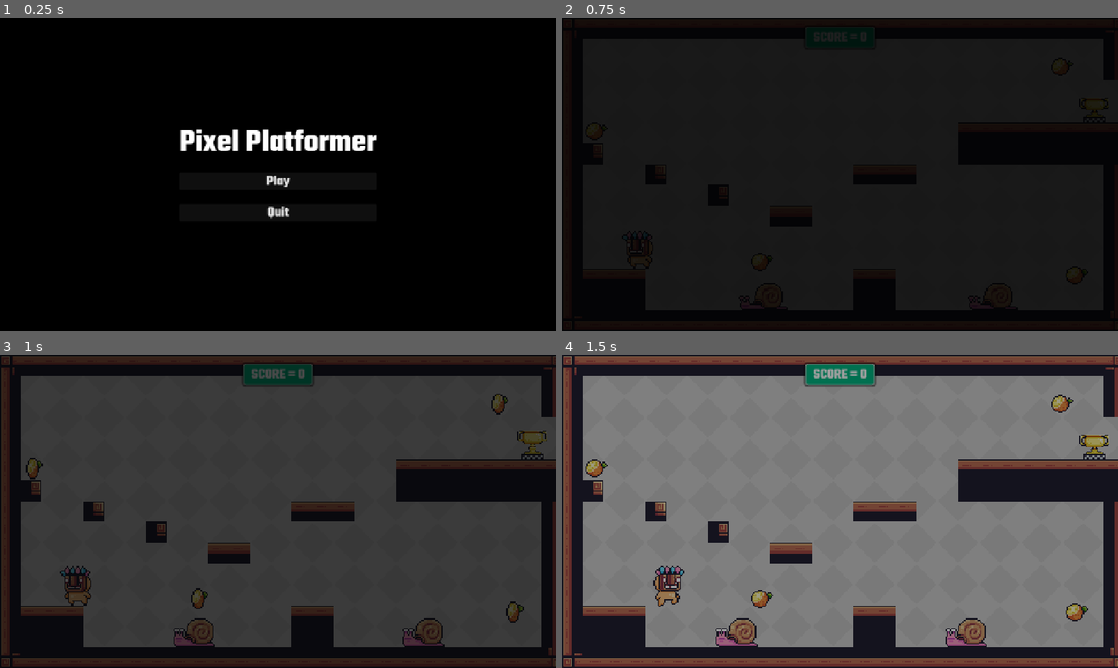
Above: before the commit, frames 1-4 (two rows, left to right).
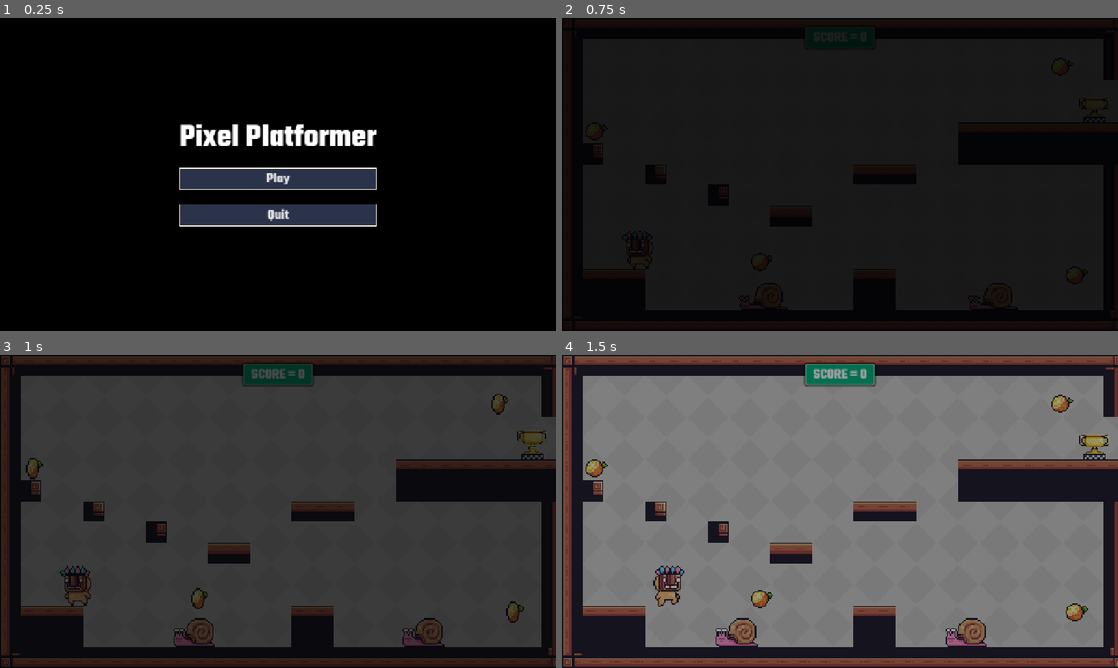
Above: after the commit, the same moments.

Repository: asehdev1994/pixel-platformer
Game: Godot game, scene res://Scenes/main.tscn
Two runs of this game, one before a commit and one after it. Both use one fixed random seed, a clock stepped at 60 frames per second and the inputs below.
Inputs:
- Up to frame 1 (0.25 s): no input
- Up to frame 2 (0.75 s): click "Play" at 0.5 s
- Up to frame 3 (1 s): no input
- Up to frame 4 (1.5 s): hold D (right) from 1.28 s (still down)

The runs differ from the first frame. In frame 1, 6.3% of the frame differs, in the area x 32-68%, y 33-67%; in frame 2, nothing differs; in frame 3, nothing differs; in frame 4, nothing differs.

Commit message:
Added styles to menu buttons

Diff:
--- a/Scenes/Screens/main_menu.tscn
+++ b/Scenes/Screens/main_menu.tscn
@@ -2,6 +2,84 @@
 
 [ext_resource type="Script" uid="uid://b4wag4onkmgdw" path="res://Scripts/main_menu.gd" id="1_7uq44"]
 [ext_resource type="FontFile" uid="uid://c64u5neuobedg" path="res://Assets/Fonts/Square-Black.ttf" id="2_5ewdl"]
+
+[sub_resource type="StyleBoxFlat" id="StyleBoxFlat_5ewdl"]
+content_margin_left = 20.0
+content_margin_top = 10.0
+content_margin_right = 20.0
+content_margin_bottom = 10.0
+bg_color = Color(0.16862746, 0.2, 0.29411766, 1)
+border_width_left = 2
+border_width_top = 2
+border_width_right = 2
+border_width_bottom = 2
+border_color = Color(0.9607843, 0.94509804, 0.84705883, 1)
+corner_detail = 1
+
+[sub_resource type="StyleBoxFlat" id="StyleBoxFlat_2yntn"]
+content_margin_left = 20.0
+content_margin_top = 10.0
+content_margin_right = 20.0
+content_margin_bottom = 10.0
+bg_color = Color(0.1254902, 0.14901961, 0.22745098, 1)
+border_width_left = 2
+border_width_top = 2
+border_width_right = 2
+border_width_bottom = 2
+border_color = Color(0.9607843, 0.94509804, 0.84705883, 1)
+corner_detail = 1
+
+[sub_resource type="StyleBoxFlat" id="StyleBoxFlat_87iyl"]
+content_margin_left = 20.0
+content_margin_top = 10.0
+content_margin_right = 20.0
+content_margin_bottom = 10.0
+bg_color = Color(0.22745098, 0.27058825, 0.4, 1)
+border_width_left = 2
+border_width_top = 2
+border_width_right = 2
+border_width_bottom = 2
+border_color = Color(0.9607843, 0.94509804, 0.84705883, 1)
+corner_detail = 1
+
+[sub_resource type="StyleBoxFlat" id="StyleBoxFlat_7qusf"]
+content_margin_left = 20.0
+content_margin_top = 10.0
+content_margin_right = 20.0
+content_margin_bottom = 10.0
+bg_color = Color(0.16862746, 0.2, 0.29411766, 1)
+border_width_left = 2
+border_width_top = 2
+border_width_right = 2
+border_width_bottom = 2
+border_color = Color(0.9607843, 0.94509804, 0.84705883, 1)
+corner_detail = 1
+
+[sub_resource type="StyleBoxFlat" id="StyleBoxFlat_fjeha"]
+content_margin_left = 20.0
+content_margin_top = 10.0
+content_margin_right = 20.0
+content_margin_bottom = 10.0
+bg_color = Color(0.1254902, 0.14901961, 0.22745098, 1)
+border_width_left = 2
+border_width_top = 2
+border_width_right = 2
+border_width_bottom = 2
+border_color = Color(0.9607843, 0.94509804, 0.84705883, 1)
+corner_detail = 1
+
+[sub_resource type="StyleBoxFlat" id="StyleBoxFlat_ip1ff"]
+content_margin_left = 20.0
+content_margin_top = 10.0
+content_margin_right = 20.0
+content_margin_bottom = 10.0
+bg_color = Color(0.22745098, 0.27058825, 0.4, 1)
+border_width_left = 2
+border_width_top = 2
+border_width_right = 2
+border_width_bottom = 2
+border_color = Color(0.9607843, 0.94509804, 0.84705883, 1)
+corner_detail = 1
 
 [node name="MainMenu" type="Control" unique_id=1843677950]
 layout_mode = 3
@@ -39,14 +117,22 @@
 
 [node name="PlayButton" type="Button" parent="MarginContainer/CenterContainer/VBoxContainer" unique_id=709432858]
 layout_mode = 2
+theme_override_colors/font_hover_color = Color(1, 0.9607843, 0.7176471, 1)
 theme_override_fonts/font = ExtResource("2_5ewdl")
 theme_override_font_sizes/font_size = 32
+theme_override_styles/normal = SubResource("StyleBoxFlat_5ewdl")
+theme_override_styles/pressed = SubResource("StyleBoxFlat_2yntn")
+theme_override_styles/hover = SubResource("StyleBoxFlat_87iyl")
 text = "Play"
 
 [node name="QuitButton" type="Button" parent="MarginContainer/CenterContainer/VBoxContainer" unique_id=782245228]
 layout_mode = 2
+theme_override_colors/font_hover_color = Color(1, 0.9607843, 0.7176471, 1)
 theme_override_fonts/font = ExtResource("2_5ewdl")
 theme_override_font_sizes/font_size = 32
+theme_override_styles/normal = SubResource("StyleBoxFlat_7qusf")
+theme_override_styles/pressed = SubResource("StyleBoxFlat_fjeha")
+theme_override_styles/hover = SubResource("StyleBoxFlat_ip1ff")
 text = "Quit"
 
 [connection signal="pressed" from="MarginContainer/CenterContainer/VBoxContainer/PlayButton" to="." method="_on_play_button_pressed"]
